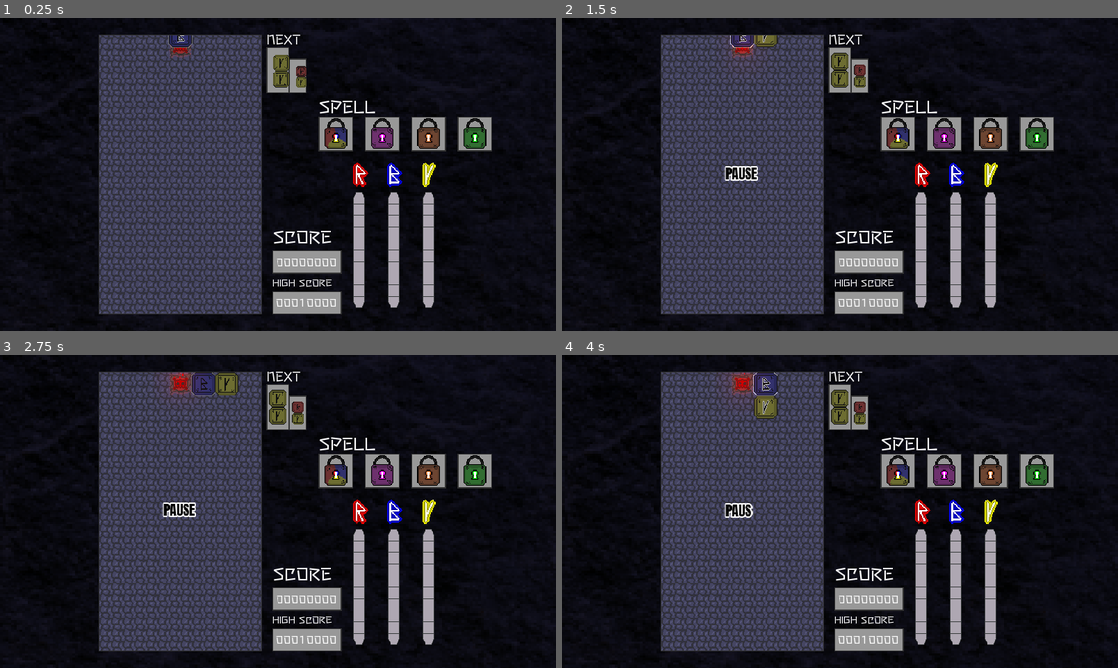
Above: before the commit, frames 1-4 (two rows, left to right).
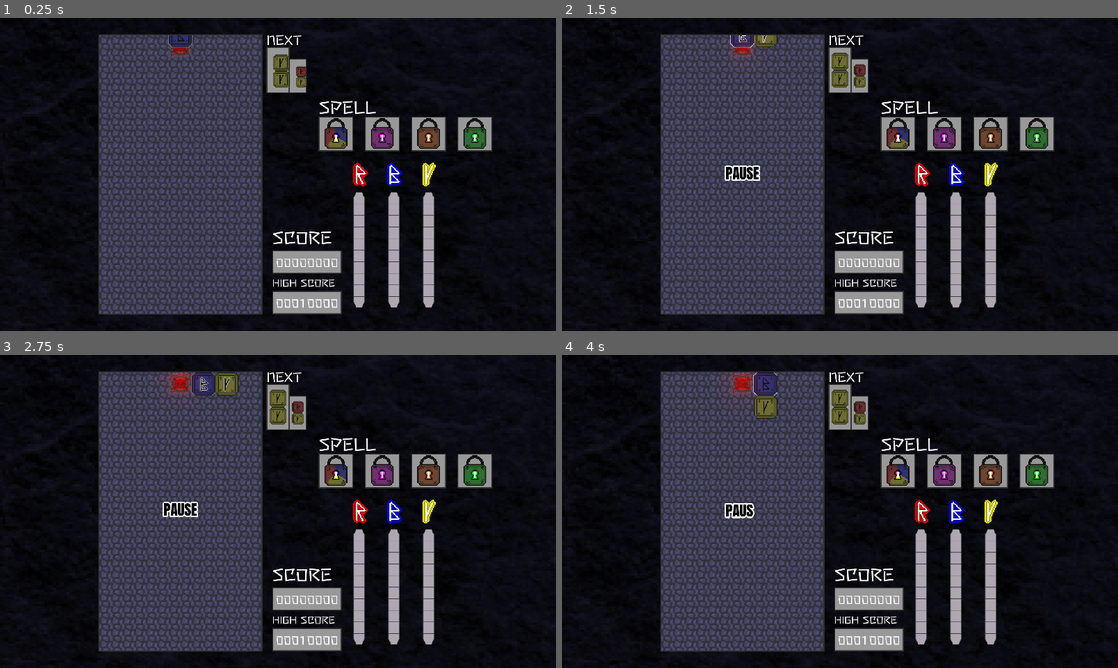
Above: after the commit, the same moments.

Repository: dreamblader/rune_ruckus
Game: Godot game, scene res://game_scene.tscn
Same seed, same stepped clock (60 frames per second), same inputs: the game is played once before the commit and once after it.
Inputs:
- Up to frame 1 (0.25 s): no input
- Up to frame 2 (1.5 s): tap Enter (ui_accept) at 0.5, 0.77, 1.07 s; hold Right (ui_right) 0.53-1.28 s; hold A (rotate_l) 0.53-1.28 s; tap D (rotate_r) at 0.8, 1.35 s; hold Down (ui_down) from 1.28 s (still down)
- Up to frame 3 (2.75 s): tap Enter (ui_accept) at 1.52, 1.55, 1.82 s; release Down (ui_down) at 2.03 s; hold Right (ui_right) from 2.03 s (still down); hold Enter (ui_accept) from 2.03 s (still down); tap A (rotate_l) at 2.3 s
- Up to frame 4 (4 s): release Right (ui_right) at 2.78 s; release Enter (ui_accept) at 2.78 s; hold Up (ui_up) 2.78-3.53 s; tap S (drop) at 2.85 s; tap Enter (ui_accept) at 3.02, 3.32, 3.77, 3.8 s; tap D (rotate_r) at 3.05 s; hold Left (ui_left) from 3.53 s (still down); hold A (rotate_l) from 3.53 s (still down)

The runs differ from the first frame. In frame 1, 1.9% of the frame differs, in the area x 17-88%, y 5-95%; in frame 2, 2.2%; in frame 3, 2.2%; in frame 4, 2.2%.

Commit message:
added menu base script and death menu start added sfx to test sounds in-game

Diff:
--- a/game_scene.tscn
+++ b/game_scene.tscn
@@ -1,10 +1,11 @@
-[gd_scene load_steps=10 format=2]
+[gd_scene load_steps=11 format=2]
 
 [ext_resource path="res://main/board.tscn" type="PackedScene" id=1]
 [ext_resource path="res://ui/data_content_scene.tscn" type="PackedScene" id=2]
 [ext_resource path="res://game_script.gd" type="Script" id=3]
 [ext_resource path="res://misc/backgrounds/wall.jpg" type="Texture" id=4]
 [ext_resource path="res://misc/orb/orb_scene.tscn" type="PackedScene" id=5]
+[ext_resource path="res://ui/menu/death_menu/death_menu_scene.tscn" type="PackedScene" id=6]
 [ext_resource path="res://misc/backgrounds/death_shader.tres" type="Shader" id=7]
 
 [sub_resource type="Environment" id=1]
@@ -83,6 +84,7 @@
 size = Vector2( 560, 960 )
 handle_input_locally = false
 render_target_update_mode = 3
+audio_listener_enable_2d = true
 
 [node name="Board" parent="Content/MidContainer/Control/ViewPortBorder/ViewportContainer/Viewport" instance=ExtResource( 1 )]
 
@@ -99,6 +101,10 @@
 [node name="DataContent" parent="Content/RightContainer" instance=ExtResource( 2 )]
 margin_right = 1020.0
 
+[node name="DeathMenu" parent="." instance=ExtResource( 6 )]
+visible = false
+position = Vector2( 560, 640 )
+
 [connection signal="emit_chain" from="Content/MidContainer/Control/ViewPortBorder/ViewportContainer/Viewport/Board" to="." method="_on_Board_emit_chain"]
 [connection signal="emit_orb" from="Content/MidContainer/Control/ViewPortBorder/ViewportContainer/Viewport/Board" to="." method="_on_Board_emit_orb"]
 [connection signal="emit_preview_runes" from="Content/MidContainer/Control/ViewPortBorder/ViewportContainer/Viewport/Board" to="." method="_on_Board_emit_preview_runes"]
--- a/game_script.gd
+++ b/game_script.gd
@@ -6,6 +6,7 @@
 onready var board_viewport = $Content/MidContainer/Control/ViewPortBorder/ViewportContainer
 onready var board = $Content/MidContainer/Control/ViewPortBorder/ViewportContainer/Viewport/Board
 onready var left_panel = $Content/LeftPadding
+onready var death_menu = $DeathMenu
 
 var orb_travel_time:float = 0.65
 var multiplier: int = 1
@@ -153,8 +154,6 @@
 
 func _on_Board_game_over(menu_flag) -> void:
 	if menu_flag:
-		print("MENU - HERE")
-		#TODO open menu that reset game here
-		pass
+		death_menu.visible = true
 	else:
 		board_viewport.material.set_shader_param("enabled", true)
--- a/main/board.tscn
+++ b/main/board.tscn
@@ -99,8 +99,7 @@
 z_index = 3
 
 [node name="MovingLabel" parent="UDiedLabel" instance=ExtResource( 7 )]
-margin_right = 505.0
-margin_bottom = 80.0
+margin_right = 561.0
 __meta__ = {
 "_edit_group_": true
 }
@@ -114,7 +113,6 @@
 [node name="MovingLabel" parent="PauseLabel" instance=ExtResource( 7 )]
 pause_mode = 2
 margin_right = 140.0
-margin_bottom = 80.0
 rect_min_size = Vector2( 140, 80 )
 __meta__ = {
 "_edit_group_": true
--- a/main/player.tscn
+++ b/main/player.tscn
@@ -1,7 +1,8 @@
-[gd_scene load_steps=5 format=2]
+[gd_scene load_steps=6 format=2]
 
 [ext_resource path="res://main/player_script.gd" type="Script" id=1]
 [ext_resource path="res://runes/player_rune.tscn" type="PackedScene" id=2]
+[ext_resource path="res://runes/rune_rotate_sfx.mp3" type="AudioStream" id=3]
 
 [sub_resource type="RectangleShape2D" id=1]
 extents = Vector2( 20, 79.5 )
@@ -45,4 +46,10 @@
 [node name="CollisionShape2D" type="CollisionShape2D" parent="Areas/L_Area"]
 shape = SubResource( 2 )
 
+[node name="RotateSound" type="AudioStreamPlayer2D" parent="."]
+position = Vector2( 40, 0 )
+stream = ExtResource( 3 )
+volume_db = -15.0
+pitch_scale = 0.75
+
 [connection signal="timeout" from="Timer" to="." method="_on_Timer_timeout"]
--- a/main/player_script.gd
+++ b/main/player_script.gd
@@ -4,6 +4,7 @@
 enum InputFlag {LEFT, RIGHT, DOWN}
 
 onready var timer: Timer = $Timer
+onready var rotate_sound: AudioStreamPlayer2D = $RotateSound
 onready var collision: CollisionShape2D = $CollisionShape2D
 onready var side_rune = $SideRune
 onready var pivot_rune= $PivotRune
@@ -98,6 +99,7 @@
 
 func rotate_runes(direction:int) -> void:
 	if can_rotate():
+		rotate_sound.play()
 		tween = get_tree().create_tween()
 		var move_rune_to = Vector2()
 		var move_collision_to = Vector2()
--- a/project.godot
+++ b/project.godot
@@ -14,6 +14,11 @@
 "language": "GDScript",
 "path": "res://main/board_script.gd"
 }, {
+"base": "Node",
+"class": "Menu",
+"language": "GDScript",
+"path": "res://utils/base_menu_script.gd"
+}, {
 "base": "KinematicBody2D",
 "class": "Rune",
 "language": "GDScript",
@@ -21,6 +26,7 @@
 } ]
 _global_script_class_icons={
 "Game": "",
+"Menu": "",
 "Rune": ""
 }
 
@@ -36,8 +42,12 @@
 window/size/height=1080
 window/size/test_width=1280
 window/size/test_height=720
-window/stretch/mode="2d"
+window/stretch/mode="viewport"
 window/stretch/aspect="expand"
+
+[global]
+
+pixel=true
 
 [gui]
 
--- a/runes/player_rune.tscn
+++ b/runes/player_rune.tscn
@@ -34,5 +34,4 @@
 material = SubResource( 1 )
 position = Vector2( 20, 20 )
 frames = ExtResource( 2 )
-frame = 1
 playing = true
--- a/runes/player_rune_script.gd
+++ b/runes/player_rune_script.gd
@@ -12,7 +12,6 @@
 export (bool) var pivot = false
 
 onready var sprite = $AnimatedSprite
-
 
 func _ready() -> void:
 	toggle_border(pivot)
--- /dev/null
+++ b/ui/menu/death_menu/death_menu_scene.tscn
@@ -0,0 +1,21 @@
+[gd_scene load_steps=3 format=2]
+
+[ext_resource path="res://ui/menu/death_menu/death_menu_script.gd" type="Script" id=1]
+[ext_resource path="res://font/game_font.tres" type="DynamicFont" id=2]
+
+[node name="Menu" type="Node2D"]
+script = ExtResource( 1 )
+options = [ "YES", "NO" ]
+menu_font = ExtResource( 2 )
+root_path = NodePath("Content")
+
+[node name="Content" type="PanelContainer" parent="."]
+anchor_right = 1.0
+anchor_bottom = 1.0
+rect_min_size = Vector2( 40, 40 )
+
+[node name="Label" type="Label" parent="Content"]
+margin_left = 7.0
+margin_top = 13.0
+margin_right = 33.0
+margin_bottom = 27.0
--- /dev/null
+++ b/ui/menu/death_menu/death_menu_script.gd
@@ -0,0 +1,14 @@
+extends Menu
+
+
+func update_menu_selection() -> void:
+	var selected_label:Label = get_option_label(selected_index)
+	var before_label:Label = get_option_label(history_index)
+	if before_label != null:
+		before_label.remove_color_override("font_color")
+	selected_label.add_color_override("font_color", Color(1,0,0))
+
+
+func on_option_selected() -> void:
+	pass
+	#implement here the menu option selection
--- a/ui/menu/menu_scene.tscn
+++ /dev/null
@@ -1,10 +0,0 @@
-[gd_scene load_steps=2 format=2]
-
-[ext_resource path="res://ui/menu/menu_script.gd" type="Script" id=1]
-
-[node name="Menu" type="Node2D"]
-script = ExtResource( 1 )
-
-[node name="Content" type="Panel" parent="."]
-margin_right = 40.0
-margin_bottom = 40.0
--- a/ui/menu/menu_script.gd
+++ /dev/null
@@ -1,3 +0,0 @@
-extends Node2D
-
-#TODO: ADD MENU GENERIC RESPONSE AND FORMATTING
--- a/ui/moving_label/moving_label_scene.tscn
+++ b/ui/moving_label/moving_label_scene.tscn
@@ -43,6 +43,8 @@
 [node name="MovingLabel" type="Control"]
 anchor_right = 0.0520833
 anchor_bottom = 0.0740741
+margin_right = 100.0
+margin_bottom = 80.0
 rect_min_size = Vector2( 100, 80 )
 script = ExtResource( 1 )
 __meta__ = {
--- /dev/null
+++ b/utils/base_menu_script.gd
@@ -0,0 +1,77 @@
+extends Node
+class_name Menu
+
+export (Array, String) var options
+export (Font) var menu_font
+export (NodePath) var root_path
+
+var root:Node
+var menu_container:VBoxContainer
+var selected_index:int = 0
+var history_index:int = -1
+
+
+func _input(event: InputEvent) -> void:
+	if !options.empty():
+		if event.is_action_pressed("ui_up"):
+			selected_index = (selected_index+1) % options.size()
+			update_menu_selection()
+			add_index_to_history()
+
+		if event.is_action_pressed("ui_down"):
+			selected_index = selected_index-1 if selected_index > 0 else options.size()-1
+			update_menu_selection()
+			add_index_to_history()
+
+		if event.is_action_pressed("ui_accept"):
+			on_option_selected()
+
+
+func _ready() -> void:
+	if root_path.is_empty():
+		root = self
+	else:
+		root = get_node(root_path)
+	_render_menu()
+	update_menu_selection()
+	add_index_to_history()
+
+
+func update_menu_selection() -> void:
+	#implement here the menu visual update
+	push_error("MenuException: _update_menu_selection not implemented for "+name) #implement here the menu visual update
+
+
+func on_option_selected() -> void:
+	#implement here the menu option selection
+	push_error("MenuException: _on_option_selected not implemented for "+name)
+
+
+func _add_option(option:String) -> void:
+	options.push(option)
+	_add_label(option)
+
+
+func _render_menu() -> void:
+	menu_container = VBoxContainer.new()
+	root.add_child(menu_container)
+	for option in options:
+		_add_label(option)
+
+
+func _add_label(option_name:String) -> void:
+	var new_option = Label.new()
+	new_option.add_font_override("font", menu_font)
+	new_option.text = option_name
+	menu_container.add_child(new_option)
+
+
+func get_option_label(index:int) -> Label:
+	if index >= 0 && index < menu_container.get_child_count():
+		return menu_container.get_child(index) as Label
+	else:
+		return null
+
+
+func add_index_to_history() -> void:
+	history_index = selected_index
Not shown, added: runes/rune_rotate_sfx.mp3.import
Not shown, added: runes/rune_rotate_sfx.mp3
